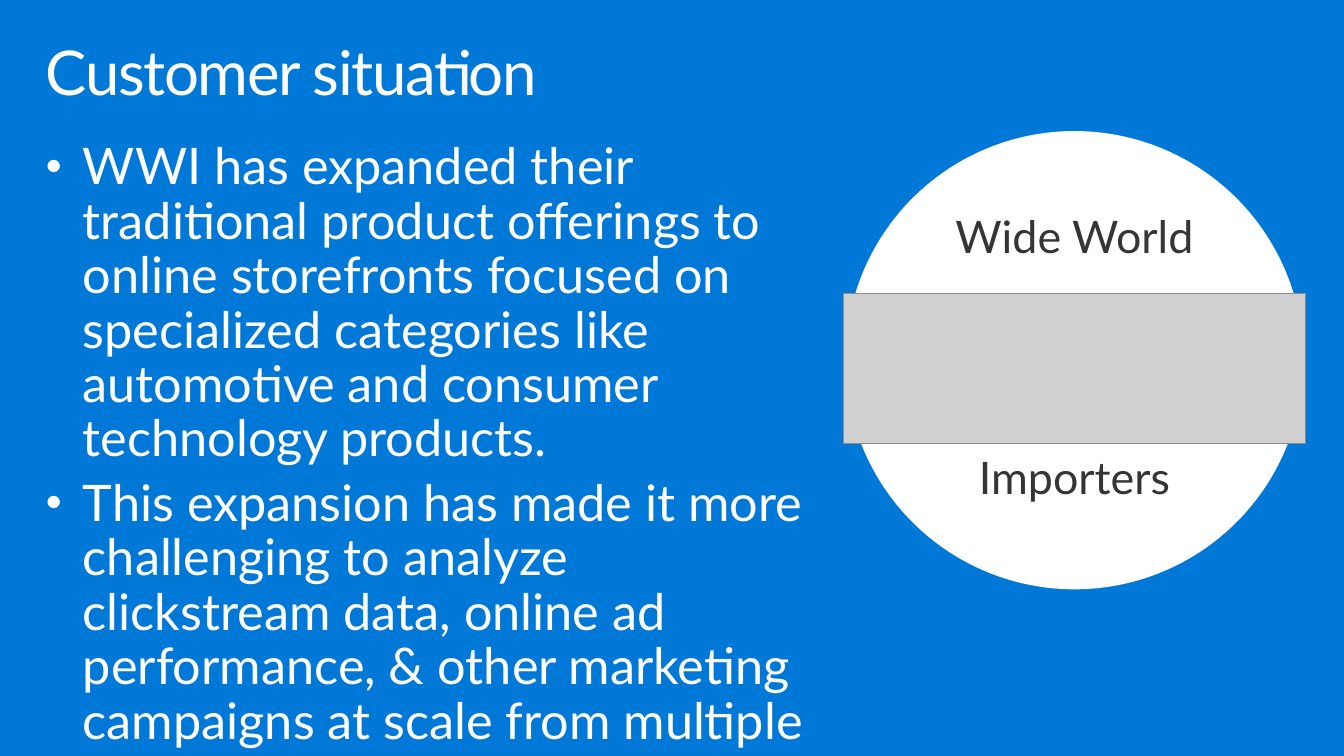
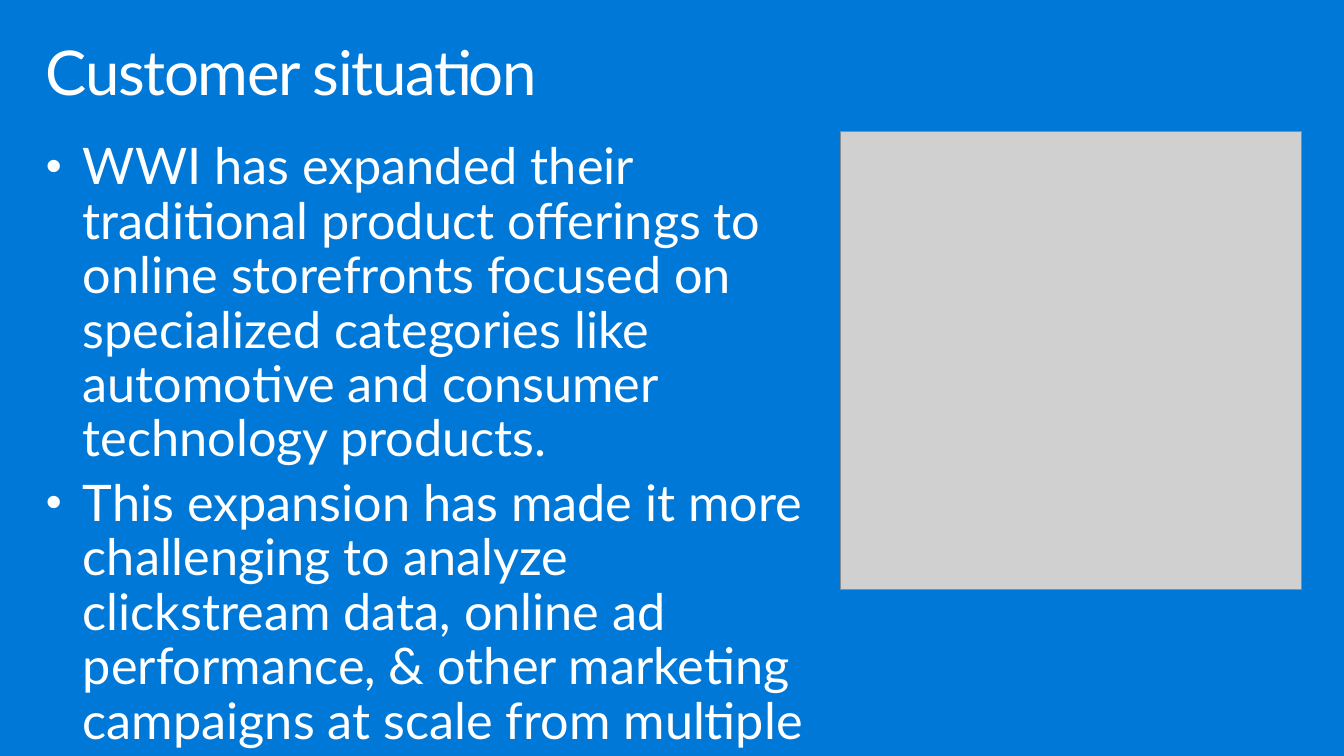
Before and after one commit to solliancenet/MCW-Managed-open-source-databases-on-Azure, a slide deck: slide 5 of Whiteboard design session/WDS trainer presentation - Visualizing real-time data with Azure Database for PostgreSQL Hyperscale.pptx (slide 6 before the commit). Drawn at 1344x756 pixels with LibreOffice and Linux fonts; fonts in the diff are those of the drawing; grey boxes stand for pictures. Boxes give left, top, right and bottom in pixels: in the first picture for what was removed or moved away, otherwise in the second. Text is boxed around its words. In the diff, an @@ line names an element or a change of style, - is before the commit and + after.

```diff
--- a/Whiteboard design session/WDS trainer presentation - Visualizing real-time data with Azure Database for PostgreSQL Hyperscale.pptx
+++ b/Whiteboard design session/WDS trainer presentation - Visualizing real-time data with Azure Database for PostgreSQL Hyperscale.pptx
@@ picture added at bbox=[841, 131, 1302, 590] @@
@@ ellipse removed at bbox=[846, 131, 1305, 590] @@
-Wide World
-Importers
@@ picture removed at bbox=[844, 293, 1306, 444] @@
```
Also in this commit, not shown: 1 other slide changed, 1 slide removed.
